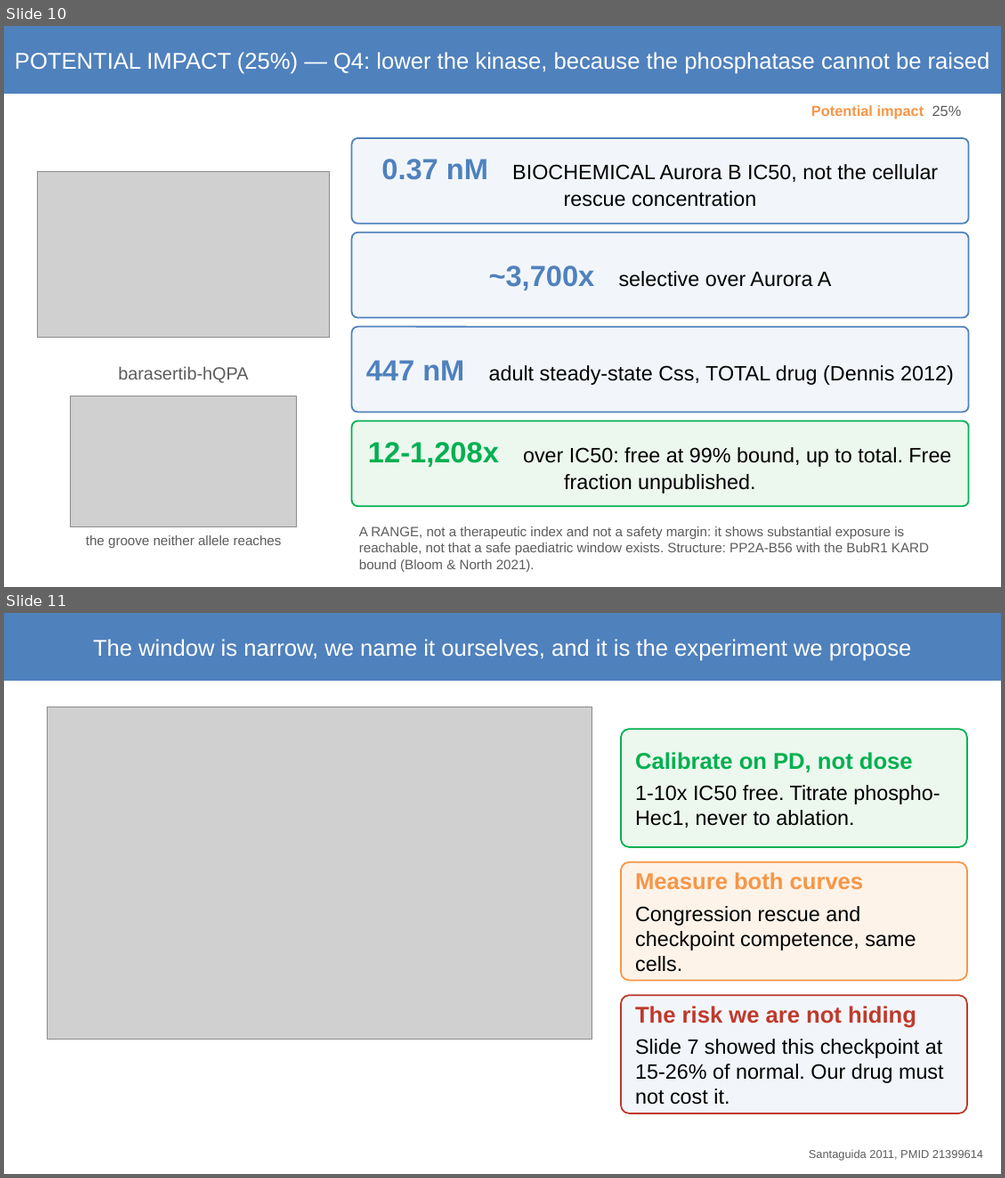
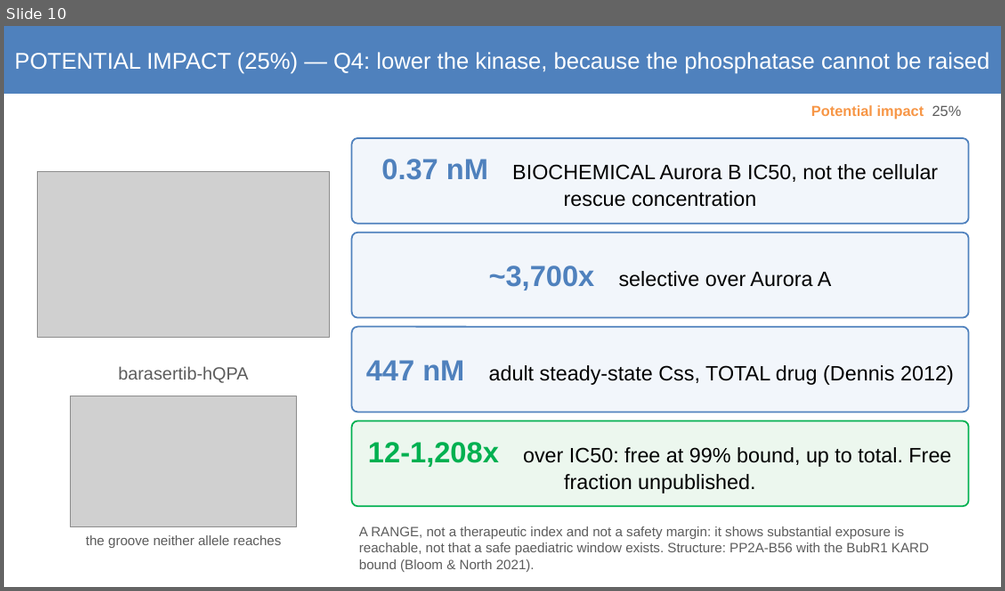
Before and after one commit to asheus/mva-track2-2026, a slide deck: docs/mva/MVA-Track2.pptx. Shown one above the other, each under a label of ours: slides 10 and 11 before the commit, slide 10 after it. The pictures are 1005x1178 and 1005x591 pixels, drawn with LibreOffice and Linux fonts; fonts in the diff are those of the drawing; grey boxes stand for pictures. Boxes give left, top, right and bottom in pixels: in the first picture for what was removed or moved away, otherwise in the second. Text is boxed around its words. In the diff, an @@ line names an element or a change of style, - is before the commit and + after.

Commit message:
README: the thinking, the decisions, the dose, Track 1, the rubric case and the moonshot
Adds the workflow figure (five parallel evidence channels, a human making
the four calls no engine made, adversarial review feeding every break back
to the top), the Track 1 derivation, an explicit mapping to the judging
rubric, and the trans-RNA moonshot with its circRNA half-life argument.

States the dose rather than gesturing at a window: ~1-5 nM free, titrated
to 30-50% loss of Aurora B substrate phosphorylation, with missegregation
rather than congression as the endpoint. Names the ZM447439 relationship
honestly (equipotent on Aurora A and B; barasertib is the selective
successor, so the mechanism transfers and the numbers do not).

```diff
--- a/docs/mva/MVA-Track2.pptx
+++ b/docs/mva/MVA-Track2.pptx
@@ slide 11 removed at (4, 613, 1001, 1174), background #FFFFFF @@
@@ rectangle removed at (4, 613, 1001, 681) @@
-The window is narrow, we name it ourselves, and it is the experiment we propose
@@ picture removed at (48, 706, 592, 1039) @@
@@ rounded rectangle removed at (621, 729, 967, 847) @@
-Calibrate on PD, not dose
-1-10x IC50 free. Titrate phospho-Hec1, never to ablation.
@@ rounded rectangle removed at (621, 862, 967, 981) @@
-Measure both curves
-Congression rescue and checkpoint competence, same cells.
@@ rounded rectangle removed at (621, 995, 967, 1113) @@
-The risk we are not hiding
-Slide 7 showed this checkpoint at 15-26% of normal. Our drug must not cost it.
@@ text removed at (809, 1150, 983, 1159) @@
-Santaguida 2011, PMID 21399614
```
Also in this commit, not shown: 1 slide added, 4 other files.
